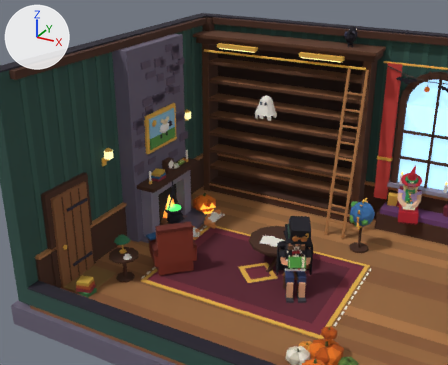
The glTF model public/models/library.glb, before and after one commit.
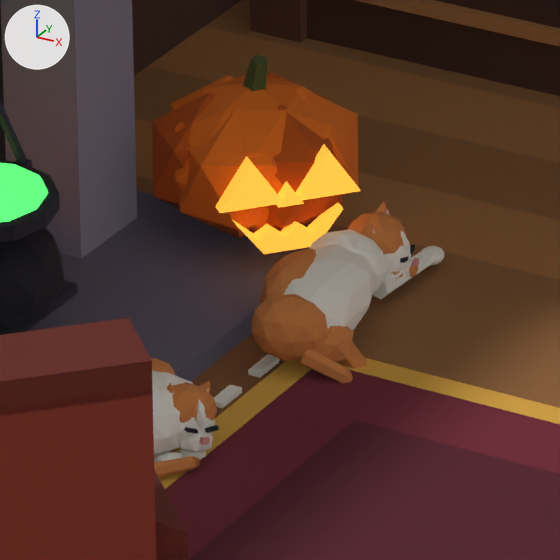
Each version appears first from a camera (50 mm lens) standing at (4.64, -14.49, 9.57) and looking at (-4.54, 2.19, 1.23), and next in a close-up on the part from 39% to 53% of the width and 51% to 68% of the height. Arrows for +X, +Y and +Z are at upper left; the lights stay in place. The older version's two pictures come first. Where no turn or scale is listed for an object, it has been applied to the vertices. Vertices at exactly the same position are counted once.

Names of what the first close-up shows: 'armchair.001', 'bookcase', 'charlie_body', 'charlie_head', 'fireplace_body', 'george_body', 'george_head', 'george_paw', 'george_tail', 'george_tail_tip', 'library_cauldron.001', 'library_jack.001', 'room', 'rug' and 5 more.
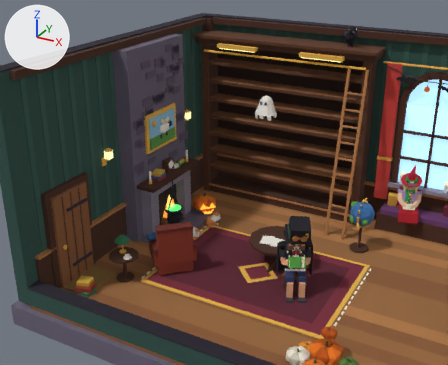
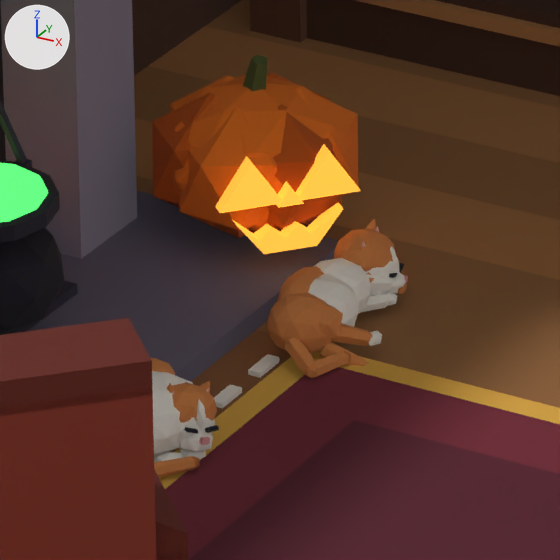
What changed in the scene script:
```text
Change me_george_body:
    remove me_george_body.from_pydata(...)  # 216 vertices, 400 faces; spans x -0.206..0.347, y -0.408..0.396, z -0.177..0.298
    add me_george_body.from_pydata(...)  # 300 vertices, 540 faces; spans x -0.153..0.311, y -0.297..0.338, z -0.07..0.225
    me_george_body part 1: a new loose piece, an icosphere of 80 faces spanning x -0.152..0.111, y 0.004..0.282, z -0.01..0.214, in mat_c_f5efe4 (white #f5efe4)
    me_george_body part 2: the loose piece of 42 vertices spanning x -0.19..0.19, y -0.343..0.343, z -0.001..0.29 is multiplied about its middle by the matrix ((0.773, 0.06, 0.0), (0.06, 0.491, 0.0), (0.0, 0.0, 0.793)), then moved by (0.003, -0.017, -0.043)
    me_george_body part 3: the loose piece of 12 vertices spanning x 0.069..0.239, y -0.31..-0.096, z 0.001..0.169 is scaled about its middle by (0.365, 0.377, 0.303), then moved by (0.08, 0.181, -0.047), in mat_c_f5efe4 (white #f5efe4)
    me_george_body part 4: the loose piece of 12 vertices spanning x 0.069..0.239, y -0.31..-0.096, z 0.001..0.169 is copied, and the copy is scaled about its middle by (0.378, 0.346, 0.288), then moved by (-0.037, 0.504, -0.06), in mat_c_f5efe4 (white #f5efe4); it spans x 0.085..0.149, y 0.264..0.338, z 0.001..0.05
    me_george_body part 5: a new loose piece, an icosphere of 80 faces spanning x -0.114..0.148, y -0.297..-0.043, z -0.002..0.223, in mat_c_d9884a (orange #d9884a)
    me_george_body part 6: the loose piece of 42 vertices spanning x -0.206..0.063, y -0.254..0.19, z 0.043..0.298 is multiplied about its middle by the matrix ((0.662, -0.029, 0.0), (-0.029, 0.798, 0.0), (0.0, 0.0, 0.635)), then moved by (0.011, 0.011, -0.026)
    me_george_body part 7: 96 vertices removed from x -0.198..0.315, y -0.408..0.396, z -0.121..0.282; 60 vertices added at x -0.009..0.266, y -0.24..0.297, z -0.042..0.204
    other edits to the shape of me_george_body do not show in these pictures
Change me_george_paw:
    remove me_george_paw.from_pydata(...)  # 78 vertices, 140 faces; spans x -0.04..0.067, y -0.002..0.435, z -0.052..0.039
    add me_george_paw.from_pydata(...)  # 78 vertices, 140 faces; spans x -0.033..0.123, y -0.02..0.196, z -0.065..0.036
    me_george_paw part 8: the loose piece of 42 vertices spanning x -0.029..0.067, y 0.318..0.435, z -0.052..0.01 is scaled about its middle by 0.846, then moved by (0.064, -0.23, -0.017)
    me_george_paw part 9: the loose piece of 12 vertices spanning x -0.031..0.04, y 0.057..0.153, z -0.039..0.039 is scaled about its middle by (0.908, 0.849, 0.913), then moved by (0.02, -0.057, -0.009)
    me_george_paw part 10: 12 of 78 vertices moved; they spanned x -0.04..0.049, y -0.002..0.352, z -0.05..0.039 and now span x -0.033..0.098, y -0.02..0.134, z -0.063..0.036; mean shift (0.028, -0.116, -0.009); largest move (0.039, 0.35, 0.007) -> (0.098, 0.105, -0.025)
    other edits to the shape of me_george_paw do not show in these pictures
Change me_george_tail:
    remove me_george_tail.from_pydata(...)  # 24 vertices, 40 faces; spans x -0.018..0.166, y -0.033..0.074, z -0.099..0.032
    add me_george_tail.from_pydata(...)  # 24 vertices, 40 faces; spans x -0.019..0.146, y -0.091..0.03, z -0.083..0.031
    me_george_tail part 11: the loose piece of 12 vertices spanning x 0.11..0.166, y 0.018..0.073, z -0.099..-0.037 is moved by (-0.021, -0.108, 0.017)
    me_george_tail part 12: 12 of 24 vertices moved; they spanned x -0.018..0.154, y -0.033..0.074, z -0.096..0.032 and now span x -0.019..0.134, y -0.09..0.03, z -0.079..0.031; mean shift (-0.011, -0.054, 0.008); largest move (0.15, 0.053, -0.04) -> (0.115, -0.085, -0.028)
Change ob_george_head:
    ob_george_head.location: (0.46, -0.04, 0.14) -> (0.33, -0.03, 0.13)
    ob_george_head.rotation_euler: (0.0, 0.0, 0.0) -> (0.0, 0.12, 0.0)  # degrees (0, 0, 0) -> degrees (0, 6.9, 0)
Change ob_george_paw:
    ob_george_paw.location: (-4.532, 1.759, 0.086) -> (-4.574, 1.663, 0.146)
Change ob_george_tail:
    ob_george_tail.location: (-4.479, 1.11, 0.12) -> (-4.561, 1.172, 0.12)
Change ob_george_tail_tip:
    ob_george_tail_tip.location: (-4.341, 1.156, 0.052) -> (-4.444, 1.109, 0.069)
```

Pixel boxes (x1, y1, x2, y2) of what changed, in the close-ups (560 x 560 px; the box of a moved part takes in the faces that stretch with it):
'george_body', reshaped
    before: (251, 229, 386, 368)
    after: (267, 258, 398, 366)
'george_head', moved, turned
    before: (348, 211, 419, 277)
    after: (334, 228, 408, 295)
'george_tail', reshaped, moved (35% narrower, 24% taller)
    before: (300, 350, 351, 382)
    after: (284, 338, 317, 378)
'george_paw', reshaped, moved
    before: (373, 246, 444, 299)
    after: (367, 272, 406, 291)
'george_tail_tip', moved (mostly hidden before)
    before: (338, 373, 353, 383)
    after: (313, 351, 351, 378)
'george_ear_r', moved, turned
    before: (361, 222, 376, 238)
    after: (347, 235, 366, 252)
'george_ear_l', moved, turned (mostly hidden)
    before: (375, 202, 389, 214)
    after: (365, 218, 379, 232)
part 1 of me_george_body, added
    after: (314, 258, 370, 313)
part 2 of me_george_body, moved or reshaped
    before: (284, 244, 378, 330)
    after: (308, 274, 358, 326)
part 3 of me_george_body, moved or reshaped
    before: (316, 326, 354, 362)
    after: (369, 331, 382, 346)
part 4 of me_george_body, added
    after: (384, 292, 398, 306)
part 5 of me_george_body, added (orange)
    after: (267, 292, 332, 353)
part 6 of me_george_body, moved or reshaped
    before: (260, 248, 316, 303)
    after: (277, 266, 324, 302)
part 7 of me_george_body, moved or reshaped
    before: (251, 229, 386, 368)
    after: (318, 294, 387, 366)
part 8 of me_george_paw, moved or reshaped
    before: (422, 246, 444, 265)
    after: (390, 273, 406, 289)
part 9 of me_george_paw, moved or reshaped
    before: (392, 271, 403, 279)
    after: (367, 272, 374, 283)
part 10 of me_george_paw, moved or reshaped
    before: (373, 249, 433, 299)
    after: (367, 274, 392, 291)
part 11 of me_george_tail, moved or reshaped
    before: (342, 369, 351, 379)
    after: (305, 362, 317, 378)
part 12 of me_george_tail, moved or reshaped
    before: (300, 350, 347, 382)
    after: (284, 338, 316, 376)
